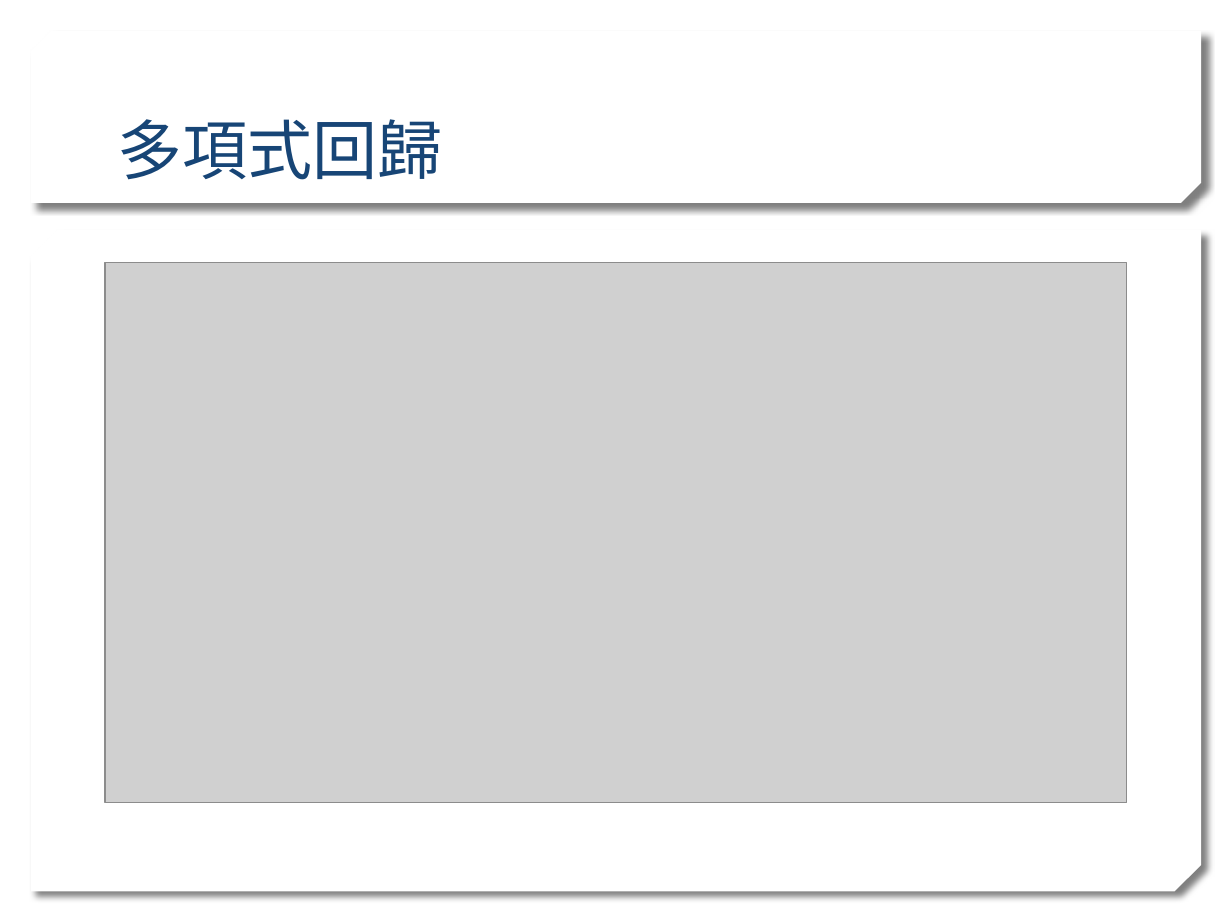
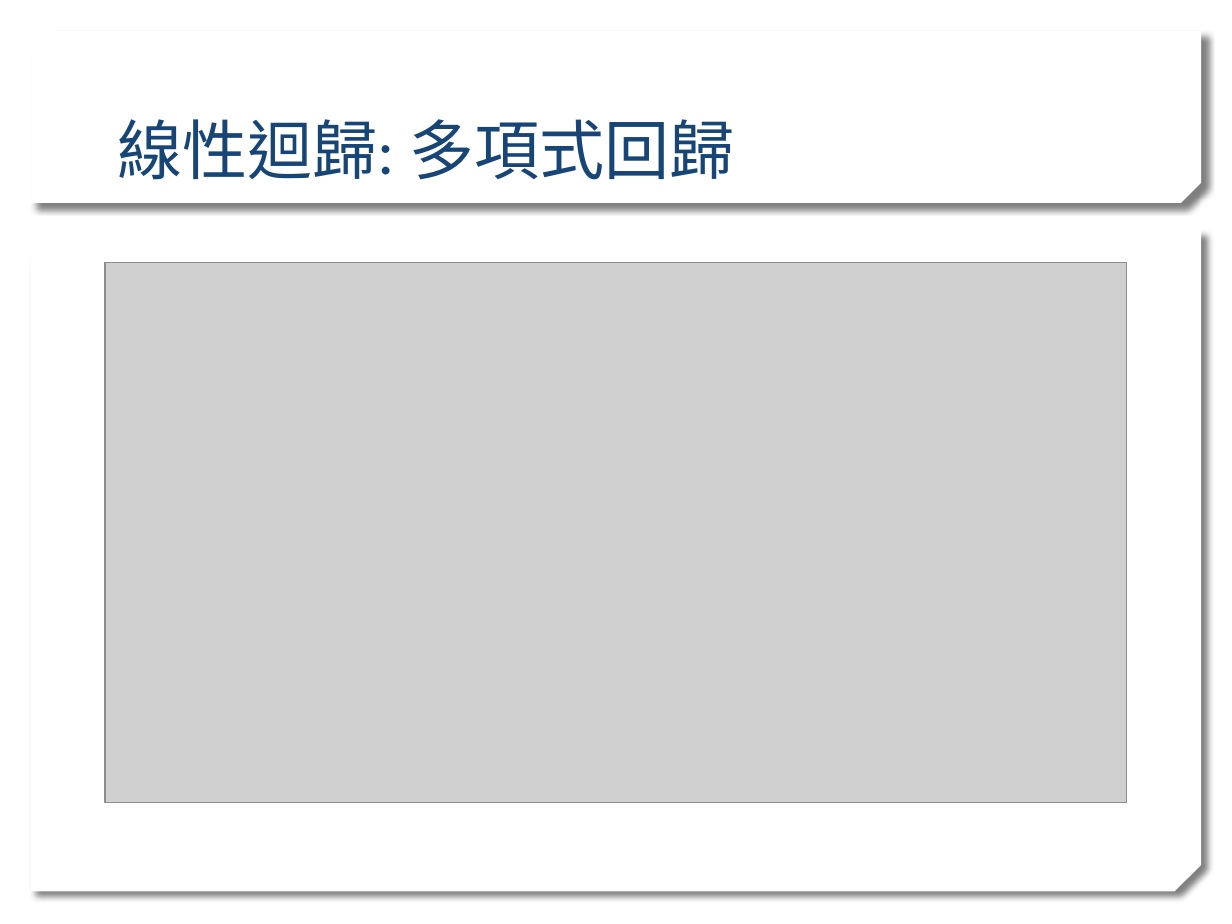
Before and after one commit to stereo720712/2020_Learn_practice_Machine_Learning, a slide deck: slide 23 of ml traing sean_detail.pptx. Drawn at 1232x924 pixels with LibreOffice and Linux fonts; fonts in the diff are those of the drawing; grey boxes stand for pictures; background and template pictures are left out. Boxes give left, top, right and bottom in pixels: in the first picture for what was removed or moved away, otherwise in the second. Text is boxed around its words. In the diff, an @@ line names an element or a change of style, - is before the commit and + after.

```diff
--- a/ml traing sean_detail.pptx
+++ b/ml traing sean_detail.pptx
@@ title at (117, 119, 735, 180): text changed @@
-多項式回歸
+線性迴歸: 多項式回歸
```
Also in this commit, not shown: 2 other slides changed, 1 slide added, 5 other files.
